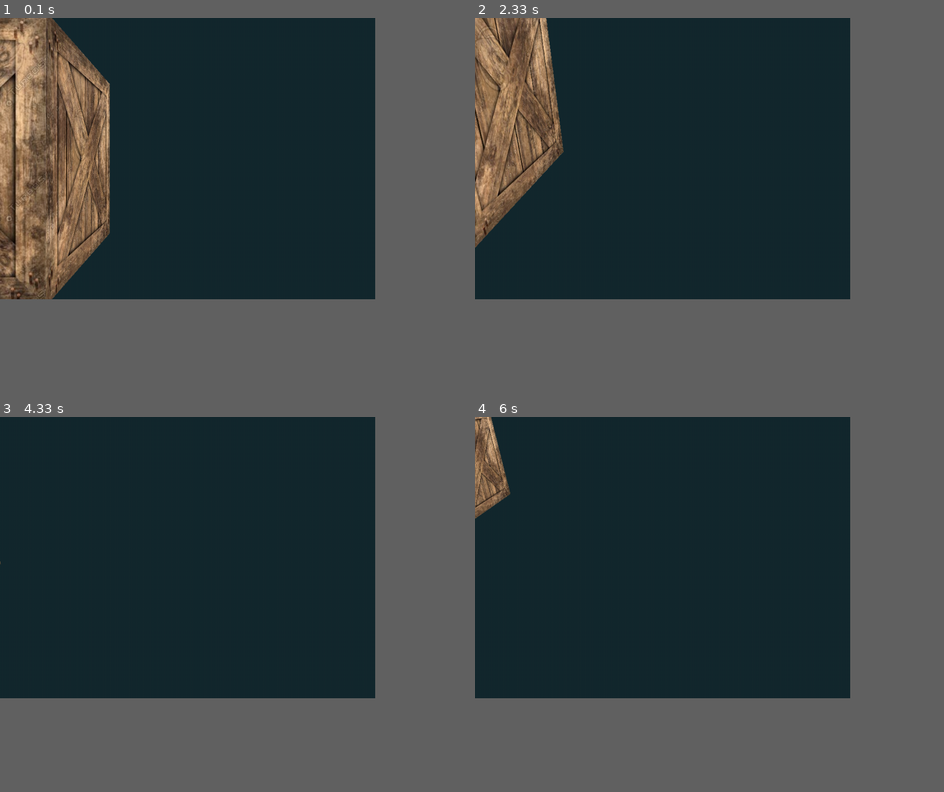
Above: before the commit, frames 1-4 (two rows, left to right).
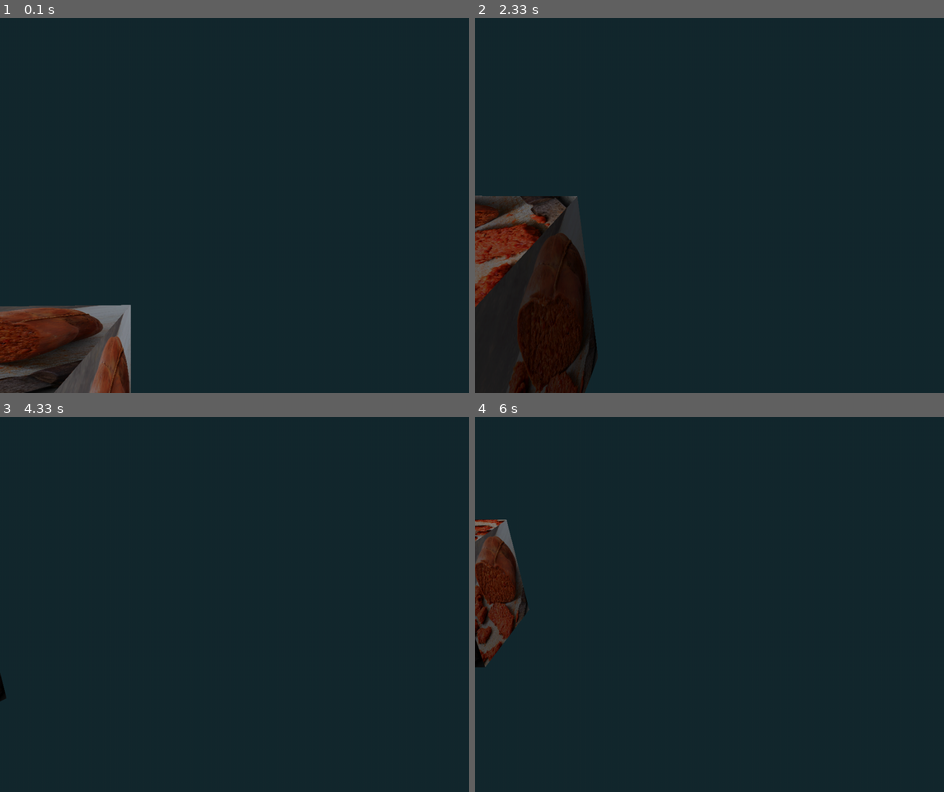
Above: after the commit, the same moments.

Repository: shogun-mar/Pygame-3D-Engine
Game: pygame game, started from main.py
The game is run twice, just before and just after one commit, with the same random seed, the same clock (stepped at 60 frames per second) and the same inputs.
Inputs (mouse positions are in pixels of both pictures, inside the frame that each line leads up to):
- Up to frame 1 (0.1 s): no input
- Up to frame 2 (2.33 s): hold D 0.33-0.8 s; move the mouse to (690, 220) at 0.37 s; hold A 1.67-2.2 s; hold S from 2.23 s (still down)
- Up to frame 3 (4.33 s): release S at 2.53 s; hold D 2.57-2.97 s; hold S from 4.07 s (still down)
- Up to frame 4 (6 s): release S at 4.43 s; hold A 4.47-4.93 s; hold D 4.97-5.43 s; hold W 5.47-5.77 s; click (564, 690) at 5.85 s
The window is 720x540 before the commit and 900x720 after it. Grey fills any space a smaller window leaves; there, only what the larger window draws over its background counts as a difference.

The runs differ from the first frame. In frame 1, 21% of the frame differs, in the area x 0-28%, y 0-100%; in frame 2, 17%; in frame 3, less than 0.1%; in frame 4, 4.5%.

Commit message:
pygame 3d engine texturing

Diff:
--- a/camera.py
+++ b/camera.py
@@ -13,7 +13,7 @@
     def __init__(self, engine, yaw = -90, pitch = 0):
         self.engine = engine
         self.aspect_ratio = WINDOW_SIZE[0] / WINDOW_SIZE[1]
-        self.position =glm.vec3(2, 0, 3)
+        self.position =glm.vec3(2, 2, 3)
         self.up = glm.vec3(0, 1, 0)
         self.right = glm.vec3(1, 0, 0)
         self.forward = glm.vec3(0, 0, -1)
--- a/cube.py
+++ b/cube.py
@@ -10,7 +10,7 @@
         self.shader_program = self.get_shader_program("default")
         self.vao = self.get_vao()
         self.m_model = self.get_model_matrix()
-        self.texture = self.get_texture(path = 'textures/crate.jpg')
+        self.texture = self.get_texture(path = 'textures/nduja.jpg')
         self.on_init()
 
     def get_texture(self, path):
@@ -26,6 +26,11 @@
         return m_model
 
     def on_init(self): #Pass the projection matrix from the camera instance to the shader program
+        #Lightsource
+        self.shader_program['light.position'].write(self.engine.light.position)
+        self.shader_program['light.ambient_intensity'].write(self.engine.light.ambient_intensity)
+        self.shader_program['light.diffuse_intensity'].write(self.engine.light.diffuse_intensity)
+        self.shader_program['light.specular_intensity'].write(self.engine.light.specular_intensity)
         #Texture
         self.shader_program['u_texture_0'] = 0
         self.texture.use()
@@ -38,6 +43,7 @@
         m_model = glm.rotate(self.m_model, self.engine.time * 0.5, glm.vec3(0, 1, 0))
         self.shader_program['m_model'].write(m_model)
         self.shader_program['m_view'].write(self.engine.camera.m_view) #Update view matrix because the camera moving changes the view matrix
+        self.shader_program['camPos'].write(self.engine.camera.position) #Update the camera position uniform
 
     def render(self):
         self.vao.render()
@@ -70,6 +76,17 @@
                              (3, 1, 2), (3, 0, 1)]
         tex_coord_data = self.get_data(tex_coord, tex_coord_indices)
 
+        normals = [(0 ,0, 1) * 6, #Normal are vectors that are perpendicular to a surface,
+                   (1, 0, 0) * 6, #each face of the cube is made up of 2 triangles which are made up of 3 vertices each
+                   (0, 0 ,-1) * 6, #so in totale 36 normals, one for every vertices. (EACH VERTICE OF THE SAME FACE HAS THE SAME NORMAL)
+                   (-1, 0, 0) * 6,
+                   (0, 1, 0) * 6,
+                   (0, -1, 0) * 6
+                   ]
+
+        normals = np.array(normals, dtype='f4').reshape(36, 3)
+
+        vertex_data = np.hstack([normals, vertex_data])
         vertex_data = np.hstack([tex_coord_data, vertex_data]) #Horizontally stack the vertex data and the texture coordinate data
 
         return vertex_data
@@ -99,6 +116,6 @@
 
     def get_vao(self):
         #Create a vertex array object to store the vertex buffer object and the shader program (3f means 3 floats per vertex, in_position is the name of the attribute in the vertex shader)
-        vao = self.ctx.vertex_array(self.shader_program, [(self.vbo, ' 2f 3f', 'in_texcoord_0', 'in_position')])
-        #2floats for the texture coordinates and 3 floats for the position
+        vao = self.ctx.vertex_array(self.shader_program, [(self.vbo, ' 2f 3f 3f', 'in_texcoord_0', 'in_normal', 'in_position')])
+        #2floats for the texture coordinates, 3 float for the normal vector and 3 float for the position
         return vao
--- /dev/null
+++ b/light.py
@@ -0,0 +1,10 @@
+import glm
+
+class LightSource: #Phong reflection
+    def __init__(self, position = (3, 3, -3), color = (1, 1, 1)):
+        self.position = glm.vec3(position)
+        self.color = glm.vec3(color)
+        #Intensities
+        self.ambient_intensity = 0.1 * self.color #Ambient light intentisity
+        self.diffuse_intensity = 0.8 * self.color #Diffuse light intensity
+        self.specular_intensity = 1.0 * self.color #Spectacular light intensity
--- a/main.py
+++ b/main.py
@@ -4,6 +4,7 @@
 from settings import *
 
 from camera import Camera
+from light import LightSource
 from triangle import Triangle
 from cube import Cube
 
@@ -28,6 +29,8 @@
         self.clock = pg.time.Clock()
         self.time = 0
         self.delta_time = 0 #variable to keep movement speed and physics indipendent from framerate
+        #Lightsource object
+        self.light = LightSource()
         #Camera object
         self.camera = Camera(self)
         #Scene objects
--- a/settings.py
+++ b/settings.py
@@ -1,4 +1,4 @@
 import pygame
 
-WINDOW_SIZE = (800, 600)
+WINDOW_SIZE = (1000, 800)
 FLAGS = pygame.DOUBLEBUF | pygame.OPENGL
--- /dev/null
+++ b/shader_program.py
@@ -0,0 +1,3 @@
+class ShaderProgram:
+    def __init__(self, ctx):
+        self.ctx = ctx
--- a/shaders/fragment/default.frag
+++ b/shaders/fragment/default.frag
@@ -4,11 +4,43 @@
 layout (location = 0) out vec4 fragColor; //4 component vector to contain RGBA values
 
 in vec2 uv_0;
+in vec3 normal;
+in vec3 fragPos;
 
+struct Light {
+    vec3 position;
+    vec3 ambient_intensity;
+    vec3 diffuse_intensity;
+    vec3 specular_intensity;
+};
+
+uniform Light light;
 uniform sampler2D u_texture_0;
+uniform vec3 camPos;
+
+vec3 getLight(vec3 color){ //Function that modifies the color to apply the light effect
+    vec3 Normal = normalize(normal);
+
+    //ambient light component
+    vec3 ambient = light.ambient_intensity;
+
+    //diffuse light component using lambert's law
+    vec3 lightDir = normalize(light.position - fragPos);
+    float diff = max(0, dot(lightDir, Normal)); //Without the max function the angle between the vectors could be negative resulting in incorrect lighting
+    vec3 diffuse = light.diffuse_intensity * diff;
+
+    //specular light component using phong's model
+    vec3 viewDir = normalize(camPos-fragPos);
+    vec3 reflectDir = reflect(-lightDir, Normal);
+    float spec = pow(max(dot(viewDir, reflectDir), 0), 32);
+    vec3 specular = light.specular_intensity * spec;
+
+    return (ambient + diffuse + specular) * color;
+}
 
 void main() {
     vec3 color = texture(u_texture_0, uv_0).rgb;
+    color = getLight(color);
     fragColor = vec4(color, 1.0); //Red with full opacity
 
 }
--- a/shaders/vertex/default.vert
+++ b/shaders/vertex/default.vert
@@ -3,9 +3,12 @@
 
 //Input position
 layout (location = 0) in vec2 in_texcoord_0;
-layout (location = 1) in vec3 in_position;
+layout (location = 1) in vec3 in_normal;
+layout (location = 2) in vec3 in_position;
 
 out vec2 uv_0;
+out vec3 normal;
+out vec3 fragPos;
 
 uniform mat4 m_proj; //Uniform variable = global variable that remains constant for the duration of a rendering call
                      //mat4 is a GLSL data type representing a 4 by 4 matrix.
@@ -16,5 +19,7 @@
 
 void main() {
     uv_0 = in_texcoord_0; //Output texture coordinate
+    fragPos = vec3(m_model * vec4(in_position,1.0)); //Position of the fragment in world space
+    normal = mat3(transpose(inverse(m_model))) * normalize(in_normal); //Output normal vector (technically, multiplying the model matrix and input normal should work but only if the model is not uniformly scaled)
     gl_Position = m_proj * m_view *  m_model * vec4(in_position,1.0); //Four component vector
 }
Binary file added: textures/nduja.jpg
